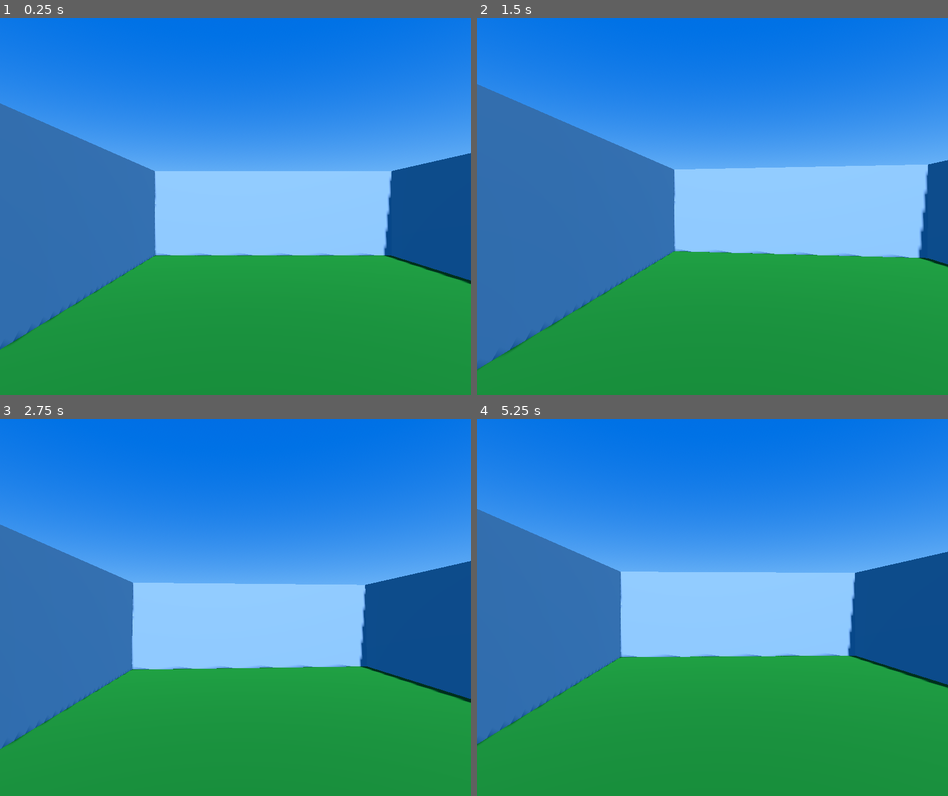
Above: before the commit, frames 1-4 (two rows, left to right).
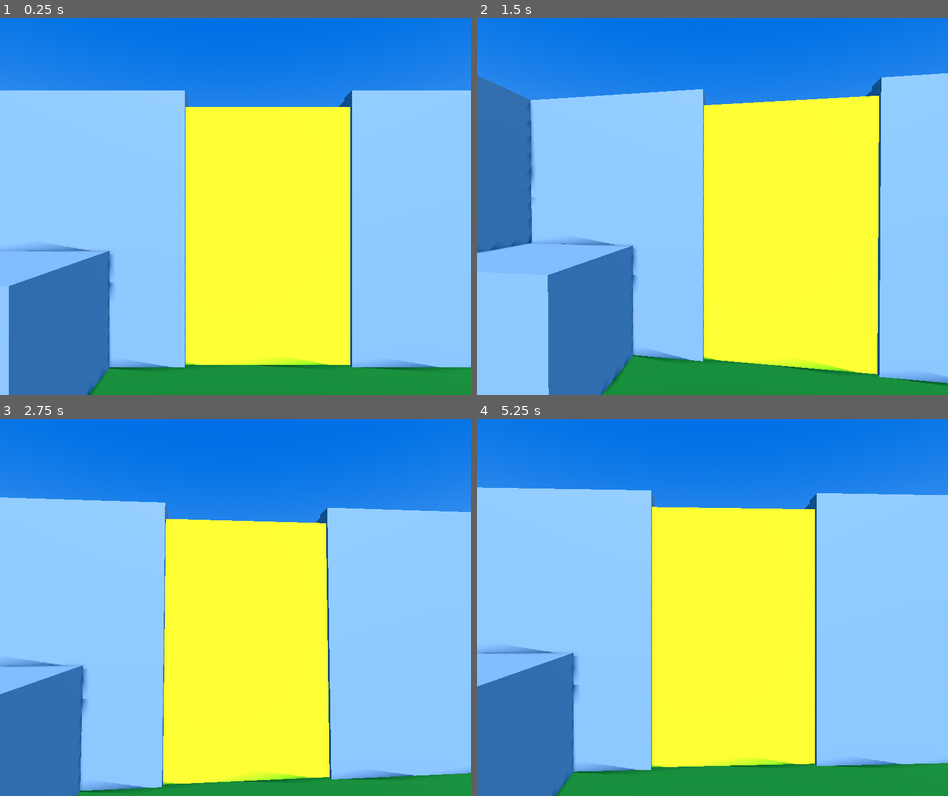
Above: after the commit, the same moments.

Repository: initsense/lookey
Game: Godot game, scene res://world/scenes/tutorial/tutorial.tscn
Same seed, same stepped clock (60 frames per second), same inputs: the game is played once before the commit and once after it.
Inputs (mouse positions are in pixels of both pictures, inside the frame that each line leads up to):
- Up to frame 1 (0.25 s): no input
- Up to frame 2 (1.5 s): tap Enter at 0.5 s; move the mouse to (736, 206) at 0.52 s; hold Up from 0.53 s (still down); tap 1 (fov_decrease) at 0.6 s; tap Space at 1.25 s; move the mouse to (688, 206) at 1.27 s; tap 2 (fov_increase) at 1.35 s
- Up to frame 3 (2.75 s): keep holding Up; tap Enter at 2 s; move the mouse to (244, 599) at 2.02 s; hold E from 2.03 s (still down)
- Up to frame 4 (5.25 s): keep holding Up; tap Space at 2.75, 4.25 s; move the mouse to (707, 615) at 2.77 s; release E at 2.78 s; tap Q at 2.85 s; tap Enter at 3.5 s; move the mouse to (745, 611) at 3.52 s; tap 1 (fov_decrease) at 3.6 s; move the mouse to (674, 603) at 4.27 s; tap 2 (fov_increase) at 4.35 s; move the mouse to (717, 607) at 5.02 s; hold E from 5.03 s (still down)

The runs differ from the first frame. In frame 1, 68% of the frame differs, in the area x 0-100%, y 19-100%; in frame 2, 65%; in frame 3, 68%; in frame 4, 68%.

Commit message:
renamed pigment.gd and pigments.gd

Diff:
--- a/prefabs/object.tscn
+++ b/prefabs/object.tscn
@@ -1,6 +1,6 @@
 [gd_scene format=3 uid="uid://byvywowoqfw7e"]
 
-[ext_resource type="Script" uid="uid://oa0eex2hb1c4" path="res://entities/mirror/scripts/pigment.gd" id="1_lp5j1"]
+[ext_resource type="Script" uid="uid://oa0eex2hb1c4" path="res://entities/mirror/scripts/pigment_applier.gd" id="1_lp5j1"]
 
 [sub_resource type="BoxMesh" id="BoxMesh_07h2l"]
 
--- a/world/scenes/tutorial/tutorial.tscn
+++ b/world/scenes/tutorial/tutorial.tscn
@@ -9,7 +9,7 @@
 [node name="Tutorial" type="Node3D" unique_id=1193302633]
 
 [node name="Player" parent="." unique_id=713571688 instance=ExtResource("1_j872f")]
-transform = Transform3D(-1, 0, -8.742278e-08, 0, 1, 0, 8.742278e-08, 0, -1, 8.280119, 0.26913548, -8.334666)
+transform = Transform3D(-1, 0, -8.742278e-08, 0, 1, 0, 8.742278e-08, 0, -1, -0.41185856, 0.26913548, -0.5041652)
 
 [node name="Environment" type="Node" parent="." unique_id=821477724]
 
@@ -51,6 +51,8 @@
 [node name="Mirror4" parent="Level_01" unique_id=523977140 node_paths=PackedStringArray("player") instance=ExtResource("4_ygolh")]
 transform = Transform3D(-1, 0, 8.742278e-08, 0, 1, 0, -8.742278e-08, 0, -1, 9.891178, 1.5657158, -6.8617997)
 player = NodePath("../../Player")
+pigment = 4
+mirror_type = 1
 always_active = false
 cull_mask = 1048575
 size = Vector2(5, 3)
Renamed: entities/mirror/scripts/pigment.gd -> entities/mirror/scripts/pigment_applier.gd
Renamed: entities/mirror/scripts/pigment.gd.uid -> entities/mirror/scripts/pigment_applier.gd.uid
Renamed: entities/mirror/scripts/pigments.gd -> entities/mirror/scripts/pigments_handler.gd
Renamed: entities/mirror/scripts/pigments.gd.uid -> entities/mirror/scripts/pigments_handler.gd.uid
